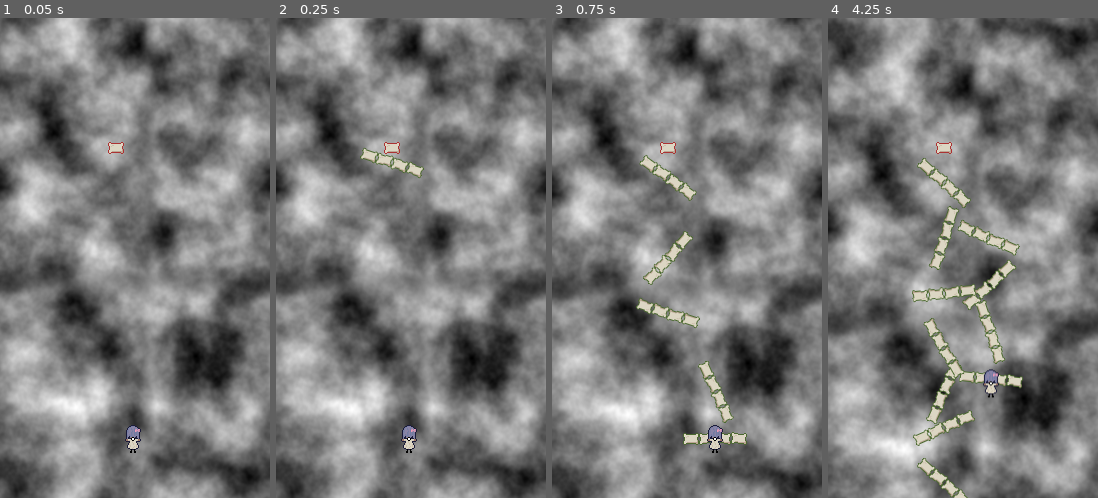
Above: before the commit, frames 1-4 (left to right).
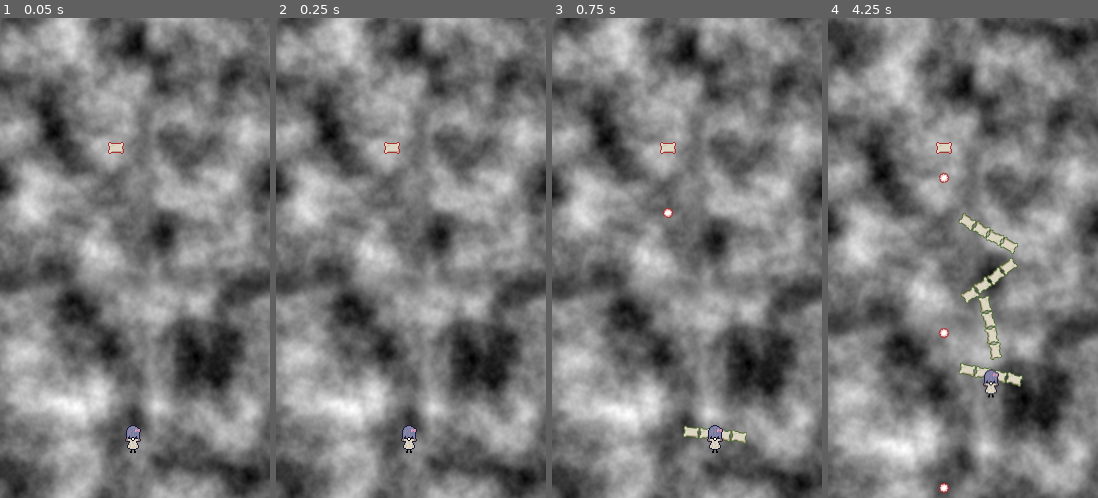
Above: after the commit, the same moments.

Repository: gnamikawa/PillowPugilist
Game: Godot game, scene res://scenes/game_manager.tscn
Same seed, same stepped clock (60 frames per second), same inputs: the game is played once before the commit and once after it.
Inputs:
- Up to frame 1 (0.05 s): no input
- Up to frame 2 (0.25 s): no input
- Up to frame 3 (0.75 s): hold Right (movement_right) from 0.53 s (still down); hold Space from 0.53 s (still down)
- Up to frame 4 (4.25 s): release Right (movement_right) at 1.28 s; release Space at 1.28 s; hold Down (movement_down) 1.28-2.03 s; tap Space at 1.35, 1.52, 1.82, 2.85, 3.02, 3.32 s; hold Right (movement_right) 2.03-2.78 s; hold Space 2.03-2.78 s; hold Up (movement_up) 2.78-3.53 s; hold Left (movement_left) from 3.53 s (still down); hold Space from 3.53 s (still down)

Frame 1 is identical in both runs. In frame 2, 0.5% of the frame differs, in the area x 31-55%, y 27-34%; in frame 3, 2.5%; in frame 4, 5.4%, in the area x 31-73%, y 29-100%.

Commit message:
boop

Diff:
--- a/data/enemies/default_enemy.tscn
+++ b/data/enemies/default_enemy.tscn
@@ -1,8 +1,9 @@
-[gd_scene load_steps=10 format=3 uid="uid://cal25u8or433y"]
+[gd_scene load_steps=11 format=3 uid="uid://cal25u8or433y"]
 
 [ext_resource type="Script" path="res://scripts/enemy.gd" id="1_n5s3n"]
 [ext_resource type="Texture2D" uid="uid://b4bgewmyq3f81" path="res://assets/sprites/EnemyPillow.png" id="2_ql4lp"]
-[ext_resource type="Resource" uid="uid://bcgkjhk7ekmq5" path="res://data/weapons/default_weapon.tres" id="2_wtorb"]
+[ext_resource type="Script" path="res://scripts/weapon.gd" id="3_4bqf4"]
+[ext_resource type="PackedScene" uid="uid://doedj3fbb1ahs" path="res://data/bullets/default_enemy_bullet.tscn" id="4_i0bcx"]
 
 [sub_resource type="AtlasTexture" id="AtlasTexture_ewjyx"]
 atlas = ExtResource("2_ql4lp")
@@ -45,7 +46,6 @@
 
 [node name="Enemy" type="CharacterBody2D"]
 script = ExtResource("1_n5s3n")
-current_weapon = ExtResource("2_wtorb")
 
 [node name="AnimatedSprite2D" type="AnimatedSprite2D" parent="."]
 z_index = 250
@@ -53,3 +53,8 @@
 
 [node name="CollisionShape2D" type="CollisionShape2D" parent="."]
 shape = SubResource("CircleShape2D_bsaby")
+
+[node name="Weapon" type="Node" parent="."]
+script = ExtResource("3_4bqf4")
+shots_per_minute = 120.0
+bullet_scene = ExtResource("4_i0bcx")
--- a/data/weapons/default_enemy_weapon.tres
+++ /dev/null
@@ -1,10 +0,0 @@
-[gd_resource type="Resource" script_class="Weapon" load_steps=3 format=3 uid="uid://kq1u33l7erxp"]
-
-[ext_resource type="PackedScene" uid="uid://doedj3fbb1ahs" path="res://data/bullets/default_enemy_bullet.tscn" id="1_7xufx"]
-[ext_resource type="Script" path="res://scripts/weapon.gd" id="2_vyqcr"]
-
-[resource]
-script = ExtResource("2_vyqcr")
-shots_per_minute = 120.0
-name = "default weapon"
-bullet_scene = ExtResource("1_7xufx")
--- a/data/weapons/default_weapon.tres
+++ /dev/null
@@ -1,10 +0,0 @@
-[gd_resource type="Resource" script_class="Weapon" load_steps=3 format=3 uid="uid://bcgkjhk7ekmq5"]
-
-[ext_resource type="Script" path="res://scripts/weapon.gd" id="1_6flij"]
-[ext_resource type="PackedScene" uid="uid://d0rxrdc8ft3gr" path="res://scenes/bullet.tscn" id="1_7i38l"]
-
-[resource]
-script = ExtResource("1_6flij")
-shots_per_minute = 360.0
-name = "default weapon"
-bullet_scene = ExtResource("1_7i38l")
--- a/scenes/game_manager.tscn
+++ b/scenes/game_manager.tscn
@@ -40,7 +40,6 @@
 [node name="PlayerBody" parent="." instance=ExtResource("2_1cg6l")]
 position = Vector2(133, 420)
 motion_mode = 1
-angle_spread = 0.6
 speed = 150
 slow_speed = 75
 
--- a/scenes/player_body.tscn
+++ b/scenes/player_body.tscn
@@ -1,9 +1,10 @@
-[gd_scene load_steps=11 format=3 uid="uid://wss1yuqy0vg2"]
+[gd_scene load_steps=12 format=3 uid="uid://wss1yuqy0vg2"]
 
 [ext_resource type="Script" path="res://scripts/player.gd" id="1_06625"]
-[ext_resource type="Resource" uid="uid://bcgkjhk7ekmq5" path="res://data/weapons/default_weapon.tres" id="2_p3ko0"]
+[ext_resource type="PackedScene" uid="uid://d0rxrdc8ft3gr" path="res://scenes/bullet.tscn" id="2_iw228"]
 [ext_resource type="Texture2D" uid="uid://e5wroq0fsgei" path="res://assets/sprites/Maya.png" id="2_rfx0n"]
 [ext_resource type="Texture2D" uid="uid://3fny6mj7pra2" path="res://assets/sprites/Hitcenter.png" id="2_rury2"]
+[ext_resource type="Script" path="res://scripts/weapon.gd" id="3_g0b80"]
 
 [sub_resource type="AtlasTexture" id="AtlasTexture_h4dko"]
 atlas = ExtResource("2_rfx0n")
@@ -46,12 +47,11 @@
 
 [node name="CharacterBody2D" type="CharacterBody2D"]
 script = ExtResource("1_06625")
-current_weapon = ExtResource("2_p3ko0")
 
 [node name="AnimatedSprite2D" type="AnimatedSprite2D" parent="."]
 z_index = 1000
 sprite_frames = SubResource("SpriteFrames_12blw")
-frame_progress = 0.314563
+frame_progress = 0.0656407
 
 [node name="Sprite2D" type="Sprite2D" parent="."]
 z_index = 1100
@@ -59,3 +59,8 @@
 
 [node name="CollisionShape2D" type="CollisionShape2D" parent="."]
 shape = SubResource("CircleShape2D_vhybu")
+
+[node name="Weapon" type="Node" parent="."]
+script = ExtResource("3_g0b80")
+shots_per_minute = 360.0
+bullet_scene = ExtResource("2_iw228")
--- a/scripts/enemy.gd
+++ b/scripts/enemy.gd
@@ -2,7 +2,6 @@
 
 extends CharacterBody2D
 
-@export var current_weapon: Weapon
 @export var movement_pattern: MovementPattern
 
 enum MovementPattern {
@@ -10,11 +9,12 @@
 }
 
 func _physics_process(delta):
-	if current_weapon:
-		current_weapon.shoot(
-			delta,
-			get_parent(),
-			Vector2(0, 1),
-			position,
-			true
-		)
+	for c in get_children():
+		if c is Weapon:
+			c.shoot(
+				delta,
+				get_parent(),
+				Vector2(0, 1),
+				position,
+				true
+			)
--- a/scripts/player.gd
+++ b/scripts/player.gd
@@ -5,7 +5,6 @@
 @export var angle_spread = 0.6 # Modifies how wide the angle is during shooting while moving diagonally or horizontally
 @export var speed = 300
 @export var slow_speed = 100
-@export var current_weapon: Weapon = load('res://data/weapons/default_weapon.tres')
 
 # Returns the speed in pixels per second
 func get_speed():
@@ -30,14 +29,16 @@
 func _process(delta):
 	if Input.is_key_pressed(KEY_SPACE):
 		# Spawn the bullet
-		current_weapon.shoot(
-			delta,
-			get_parent(),
-			Vector2(sign(velocity.x) * angle_spread, -1).normalized(),
-			position,
-			true,
-			true
-		)
+		for c in get_children():
+			if c is Weapon:
+				c.shoot(
+					delta,
+					get_parent(),
+					Vector2(sign(velocity.x) * angle_spread, -1).normalized(),
+					position,
+					true,
+					true
+				)
 
 func _physics_process(delta):
 	get_input()
--- a/scripts/weapon.gd
+++ b/scripts/weapon.gd
@@ -1,21 +1,11 @@
 class_name Weapon
 
-extends Resource
-
+extends Node
 
 @export var shots_per_minute: float
-@export var name: String
 @export var bullet_scene: PackedScene
 var timer = 0
 const MIN_SHOTS_PER_MINUTE = 1 # Just to avoid division by 0...
-
-# Make sure that every parameter has a default value.
-# Otherwise, there will be problems with creating and editing
-# your resource via the inspector.
-func _init(p_shots_per_minute = 60, p_name = 'Weapon', p_bullet_scene = 'res://scenes/bullet.tscn'):
-	shots_per_minute = p_shots_per_minute
-	name = p_name
-	bullet_scene = load(p_bullet_scene)
 
 func shoot(delta_time: float, bullet_parent, direction = Vector2(0, 1), position = Vector2(0, 0), overwrite_position = false, player_spawned = false):
 	timer += delta_time
Not shown, added: assets/sfx/Click1.wav.import
